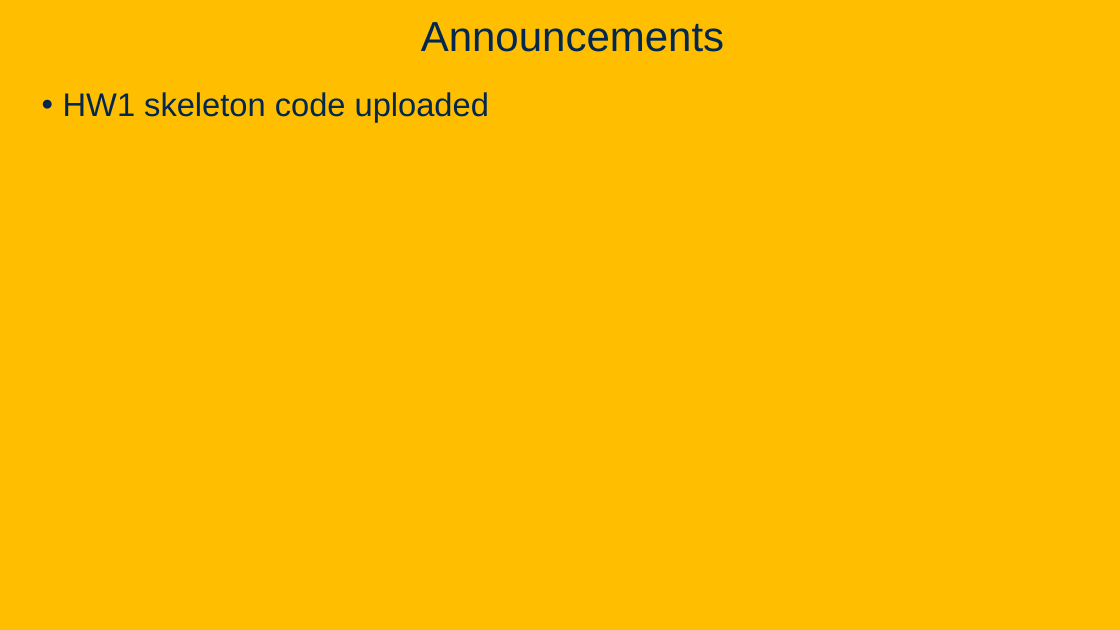
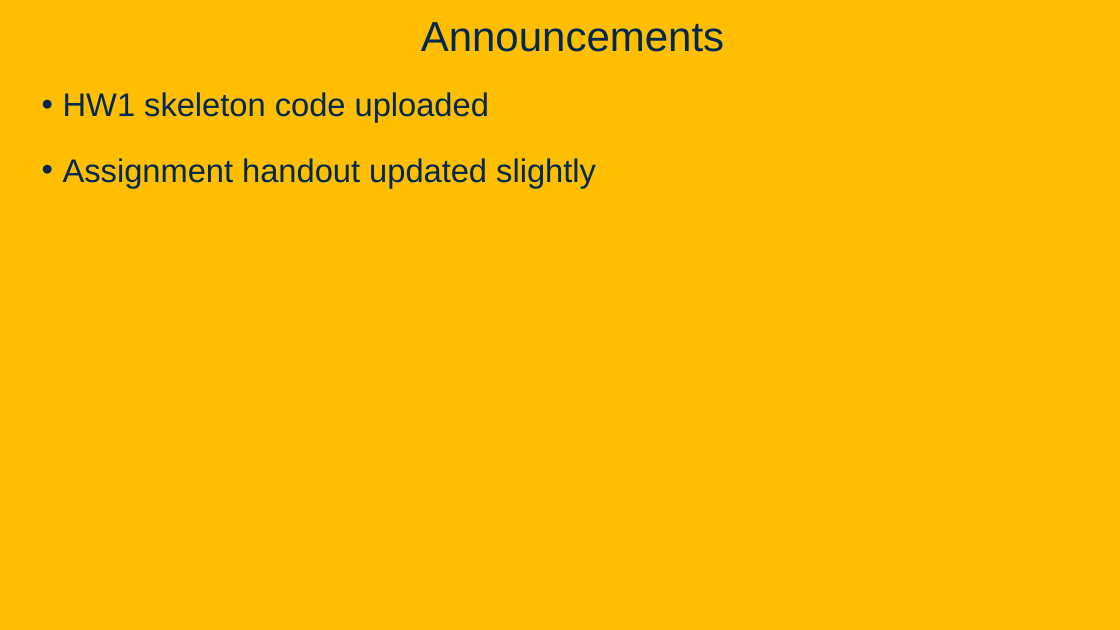
Before and after one commit to davsec-teaching/ecs160-f25, a slide deck: slide 2 of slides/Discussion1_Redis.pptx. Drawn at 1120x630 pixels with LibreOffice and Linux fonts; fonts in the diff are those of the drawing; background and template pictures are left out. Boxes give left, top, right and bottom in pixels: in the first picture for what was removed or moved away, otherwise in the second. Text is boxed around its words. In the diff, an @@ line names an element or a change of style, - is before the commit and + after.

Commit message:
update slides

```diff
--- a/slides/Discussion1_Redis.pptx
+++ b/slides/Discussion1_Redis.pptx
@@ text at <box>63,158,596,188</box>: paragraph added @@
+• Assignment handout updated slightly
```
Also in this commit, not shown: 1 other slide changed, 2 other files.
